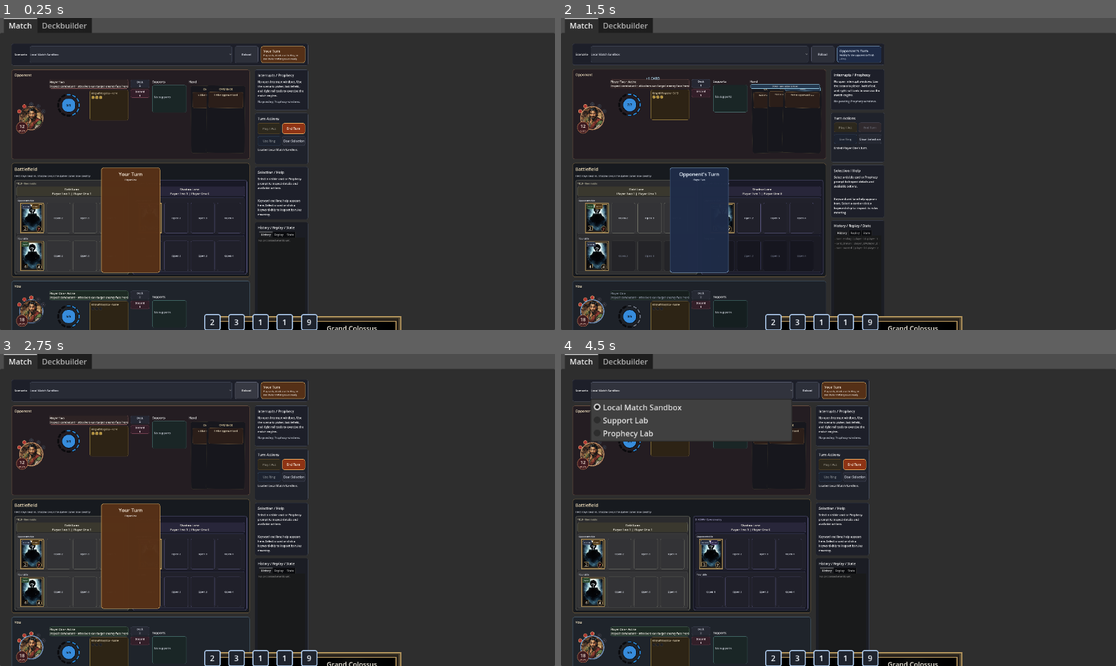
Above: before the commit, frames 1-4 (two rows, left to right).
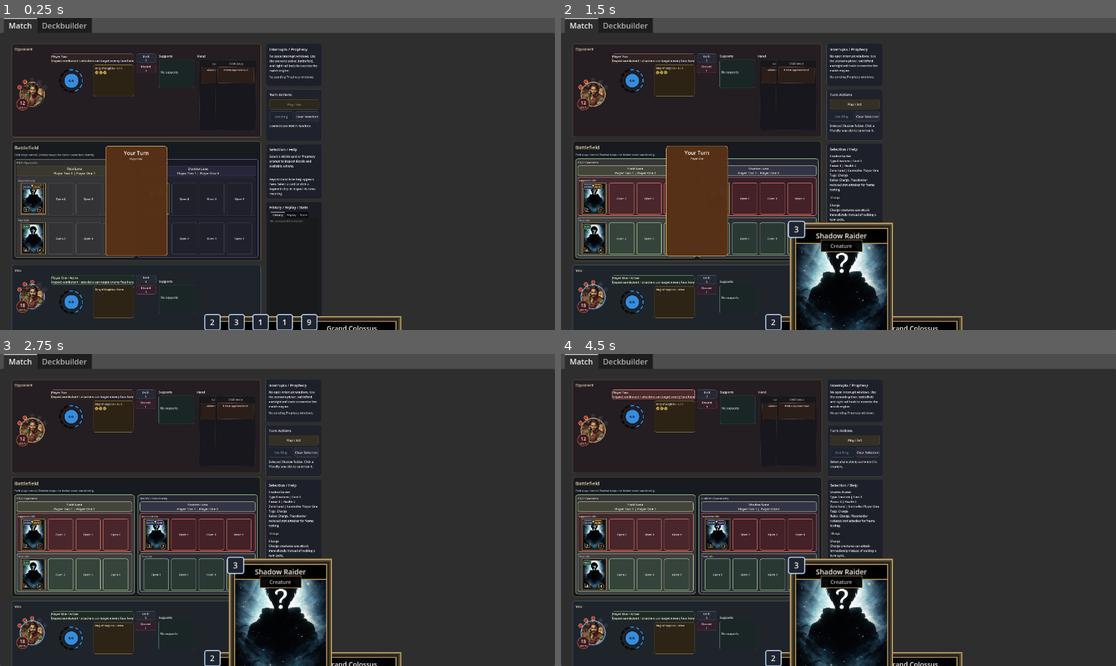
Above: after the commit, the same moments.

Repository: FlinnBurgess/elder-scrolls-legends
Game: Godot game, scene res://scenes/bootstrap/bootstrap.tscn
Two runs of this game, one before a commit and one after it. Both use one fixed random seed, a clock stepped at 60 frames per second and the inputs below.
Inputs (mouse positions are in pixels of both pictures, inside the frame that each line leads up to):
- Up to frame 1 (0.25 s): no input
- Up to frame 2 (1.5 s): click (805, 55) at 0.5 s, where only the run before the commit has a clickable "Reload"; click "End Turn" at 1.25 s
- Up to frame 3 (2.75 s): click (260, 391) at 2 s, where only the run before the commit has a clickable "Reload"
- Up to frame 4 (4.5 s): click (855, 441) at 2.75 s, where only the run after the commit has a clickable "Play / Act"; click (855, 441) at 3.5 s, where only the run after the commit has a clickable "Play / Act"; click (694, 391) at 4.25 s, where only the run before the commit has a clickable "Local Match Sandbox"

The runs differ from the first frame. In frame 1, 12% of the frame differs, in the area x 2-59%, y 8-100%; in frame 2, 21%; in frame 3, 19%; in frame 4, 23%, in the area x 2-60%, y 8-100%.

Commit message:
Remove scenario bar and turn state indicator from top of match screen, move end turn button to bottom-right
Co-Authored-By: Claude Opus 4.6 <noreply@anthropic.com>

Diff:
--- a/src/ui/match_screen.gd
+++ b/src/ui/match_screen.gd
@@ -64,9 +64,7 @@
 var _keyword_display_names := {}
 var _status_display_names := {}
 
-var _scenario_picker: OptionButton
 var _play_selected_button: Button
-var _reload_button: Button
 var _ring_button: Button
 var _end_turn_button: Button
 var _clear_button: Button
@@ -75,9 +73,6 @@
 var _prompt_title_label: Label
 var _prompt_label: Label
 var _prompt_button_row: HBoxContainer
-var _turn_state_panel: PanelContainer
-var _turn_state_label: Label
-var _turn_state_detail_label: Label
 var _turn_banner_panel: PanelContainer
 var _turn_banner_label: Label
 var _turn_banner_detail_label: Label
@@ -632,67 +627,6 @@
 	add_child(_local_hand_overlay)
 
 
-	var top_shell := PanelContainer.new()
-	top_shell.name = "ScenarioBar"
-	top_shell.custom_minimum_size = Vector2(0, 72)
-	_apply_panel_style(top_shell, Color(0.11, 0.12, 0.16, 0.96), Color(0.34, 0.36, 0.43, 0.9), 1, 10)
-	content.add_child(top_shell)
-
-	var top_bar := HBoxContainer.new()
-	top_bar.add_theme_constant_override("separation", 16)
-	top_bar.size_flags_horizontal = SIZE_EXPAND_FILL
-	var top_bar_padding := MarginContainer.new()
-	top_bar_padding.add_theme_constant_override("margin_left", 16)
-	top_bar_padding.add_theme_constant_override("margin_top", 14)
-	top_bar_padding.add_theme_constant_override("margin_right", 16)
-	top_bar_padding.add_theme_constant_override("margin_bottom", 14)
-	top_bar_padding.size_flags_horizontal = SIZE_EXPAND_FILL
-	top_bar_padding.size_flags_vertical = SIZE_EXPAND_FILL
-	top_shell.add_child(top_bar_padding)
-	top_bar_padding.add_child(top_bar)
-
-	var scenario_label := Label.new()
-	scenario_label.text = "Scenario"
-	scenario_label.add_theme_font_size_override("font_size", 17)
-	top_bar.add_child(scenario_label)
-
-	_scenario_picker = OptionButton.new()
-	_scenario_picker.size_flags_horizontal = SIZE_EXPAND_FILL
-	_scenario_picker.custom_minimum_size = Vector2(0, 44)
-	_scenario_picker.add_theme_font_size_override("font_size", 16)
-	_apply_button_style(_scenario_picker, Color(0.16, 0.17, 0.21, 0.96), Color(0.36, 0.39, 0.48, 0.92), Color(0.92, 0.93, 0.97, 1.0))
-	_scenario_picker.item_selected.connect(_on_scenario_selected)
-	top_bar.add_child(_scenario_picker)
-	_populate_scenario_picker()
-
-	_reload_button = Button.new()
-	_reload_button.text = "Reload"
-	_reload_button.custom_minimum_size = Vector2(132, 44)
-	_reload_button.add_theme_font_size_override("font_size", 16)
-	_apply_button_style(_reload_button, Color(0.18, 0.19, 0.23, 0.96), Color(0.39, 0.41, 0.5, 0.92), Color(0.92, 0.93, 0.97, 1.0))
-	_reload_button.pressed.connect(_on_reload_pressed)
-	top_bar.add_child(_reload_button)
-
-	_turn_state_panel = PanelContainer.new()
-	_turn_state_panel.name = "TurnStatePanel"
-	_turn_state_panel.custom_minimum_size = Vector2(252, 44)
-	_turn_state_panel.size_flags_horizontal = SIZE_SHRINK_END
-	_top_bar_apply_turn_state_style()
-	top_bar.add_child(_turn_state_panel)
-	var turn_state_box := _build_panel_box(_turn_state_panel, 8, 12)
-	var turn_state_column := VBoxContainer.new()
-	turn_state_column.add_theme_constant_override("separation", 2)
-	turn_state_box.add_child(turn_state_column)
-	_turn_state_label = Label.new()
-	_turn_state_label.name = "TurnStateLabel"
-	_turn_state_label.add_theme_font_size_override("font_size", 20)
-	turn_state_column.add_child(_turn_state_label)
-	_turn_state_detail_label = Label.new()
-	_turn_state_detail_label.name = "TurnStateDetailLabel"
-	_turn_state_detail_label.autowrap_mode = TextServer.AUTOWRAP_WORD_SMART
-	_turn_state_detail_label.add_theme_font_size_override("font_size", 12)
-	turn_state_column.add_child(_turn_state_detail_label)
-
 	var main_row := HBoxContainer.new()
 	main_row.name = "MainRow"
 	main_row.size_flags_horizontal = SIZE_EXPAND_FILL
@@ -708,6 +642,15 @@
 	board_column.add_theme_constant_override("separation", 22)
 	main_row.add_child(board_column)
 
+	# Create end turn button early so it can be placed in the player section
+	_end_turn_button = Button.new()
+	_end_turn_button.text = "End Turn"
+	_end_turn_button.custom_minimum_size = Vector2(0, 54)
+	_end_turn_button.size_flags_horizontal = SIZE_EXPAND_FILL
+	_end_turn_button.add_theme_font_size_override("font_size", 17)
+	_apply_button_style(_end_turn_button, Color(0.25, 0.14, 0.13, 0.98), Color(0.69, 0.35, 0.27, 0.94), Color(0.98, 0.93, 0.9, 1.0))
+	_end_turn_button.pressed.connect(_on_end_turn_pressed)
+
 	for player_id in PLAYER_ORDER:
 		var section := _build_player_section(player_id)
 		_player_sections[player_id] = section
@@ -739,14 +682,6 @@
 	_ring_button.add_theme_font_size_override("font_size", 17)
 	_apply_button_style(_ring_button, Color(0.14, 0.17, 0.23, 0.98), Color(0.33, 0.47, 0.63, 0.94), Color(0.92, 0.95, 0.98, 1.0))
 	_ring_button.pressed.connect(_on_ring_pressed)
-
-	_end_turn_button = Button.new()
-	_end_turn_button.text = "End Turn"
-	_end_turn_button.custom_minimum_size = Vector2(0, 54)
-	_end_turn_button.size_flags_horizontal = SIZE_EXPAND_FILL
-	_end_turn_button.add_theme_font_size_override("font_size", 17)
-	_apply_button_style(_end_turn_button, Color(0.25, 0.14, 0.13, 0.98), Color(0.69, 0.35, 0.27, 0.94), Color(0.98, 0.93, 0.9, 1.0))
-	_end_turn_button.pressed.connect(_on_end_turn_pressed)
 
 	_clear_button = Button.new()
 	_clear_button.text = "Clear Selection"
@@ -793,7 +728,6 @@
 	primary_action_row.add_theme_constant_override("separation", 10)
 	actions_box.add_child(primary_action_row)
 	primary_action_row.add_child(_play_selected_button)
-	primary_action_row.add_child(_end_turn_button)
 	var utility_action_row := HBoxContainer.new()
 	utility_action_row.add_theme_constant_override("separation", 10)
 	actions_box.add_child(utility_action_row)
@@ -995,6 +929,15 @@
 	support_row.size_flags_horizontal = SIZE_EXPAND_FILL
 	support_row.mouse_filter = Control.MOUSE_FILTER_IGNORE
 	support_margin.add_child(support_row)
+
+	# End turn button – bottom-left of local player section
+	if not is_opponent:
+		var end_turn_row := HBoxContainer.new()
+		end_turn_row.size_flags_horizontal = SIZE_SHRINK_END
+		_end_turn_button.size_flags_horizontal = 0
+		_end_turn_button.custom_minimum_size = Vector2(140, 54)
+		end_turn_row.add_child(_end_turn_button)
+		box.add_child(end_turn_row)
 
 	var hand_row := Control.new()
 	hand_row.name = "%s_hand_row" % player_id
@@ -1470,21 +1413,12 @@
 	return Color(0.82, 0.8, 0.98, 0.96) if lane_id == "shadow" else Color(0.9, 0.88, 0.74, 0.96)
 
 
-func _populate_scenario_picker() -> void:
-	_scenario_picker.clear()
-	var index := 0
-	for scenario in MatchDebugScenarios.list_scenarios():
-		_scenario_picker.add_item(str(scenario.get("label", scenario.get("id", ""))))
-		_scenario_picker.set_item_metadata(index, str(scenario.get("id", "")))
-		index += 1
-
 
 func _refresh_ui() -> void:
 	_prune_feedback_state()
 	_clear_lane_card_hover_preview()
 	_card_buttons = {}
 	_lane_slot_buttons = {}
-	_sync_scenario_picker()
 	_refresh_turn_presentation()
 	_status_label.text = _status_message
 	_prompt_label.text = _prompt_text()
@@ -2462,14 +2396,6 @@
 	_selected_pile_zone = ""
 
 
-func _on_scenario_selected(index: int) -> void:
-	var scenario_id := str(_scenario_picker.get_item_metadata(index))
-	load_scenario(scenario_id)
-
-
-func _on_reload_pressed() -> void:
-	load_scenario(_scenario_id)
-
 
 func _on_play_selected_pressed() -> void:
 	play_or_activate_selected()
@@ -2627,12 +2553,6 @@
 		if typeof(parsed) == TYPE_DICTIONARY:
 			_lane_registry = parsed
 
-
-func _sync_scenario_picker() -> void:
-	for index in range(_scenario_picker.item_count):
-		if str(_scenario_picker.get_item_metadata(index)) == _scenario_id:
-			_scenario_picker.select(index)
-			return
 
 
 func _selected_card() -> Dictionary:
@@ -3560,13 +3480,6 @@
 	return "Your Turn" if _is_local_player_turn() else "Opponent's Turn"
 
 
-func _turn_state_detail_text() -> String:
-	if _is_local_player_turn():
-		return "Play cards, attack, use the Ring, or end the turn when you are ready."
-	if _has_pending_prophecy_for_player(_local_player_id()):
-		return "Waiting on the opponent, but your interrupt window is available."
-	return "Waiting for the opponent to finish acting."
-
 
 func _turn_state_fill() -> Color:
 	return Color(0.34, 0.19, 0.09, 0.98) if _is_local_player_turn() else Color(0.12, 0.17, 0.28, 0.97)
@@ -3591,13 +3504,6 @@
 			_arm_local_match_ai_turn_pacing()
 		else:
 			_reset_local_match_ai_queue()
-	_top_bar_apply_turn_state_style()
-	if _turn_state_label != null:
-		_turn_state_label.text = _turn_state_text()
-		_turn_state_label.add_theme_color_override("font_color", _turn_state_font_color())
-	if _turn_state_detail_label != null:
-		_turn_state_detail_label.text = _turn_state_detail_text()
-		_turn_state_detail_label.add_theme_color_override("font_color", _turn_state_font_color().lerp(Color(0.78, 0.82, 0.9, 0.96), 0.28))
 	if _turn_banner_panel != null:
 		_apply_panel_style(_turn_banner_panel, _turn_state_fill(), _turn_state_border(), 2, 14)
 		_turn_banner_panel.visible = _turn_banner_until_ms > Time.get_ticks_msec()
@@ -3609,11 +3515,6 @@
 		_turn_banner_detail_label.add_theme_color_override("font_color", _turn_state_font_color().lerp(Color(0.8, 0.84, 0.92, 0.96), 0.32))
 
 
-func _top_bar_apply_turn_state_style() -> void:
-	if _turn_state_panel == null:
-		return
-	_apply_panel_style(_turn_state_panel, _turn_state_fill(), _turn_state_border(), 2 if _is_local_player_turn() else 1, 12)
-
 
 func _refresh_match_end_overlay() -> void:
 	if _match_end_overlay == null:
@@ -3640,7 +3541,7 @@
 	var border_width := 1
 	var font_size := 17
 	_end_turn_button.text = "End Turn"
-	_end_turn_button.custom_minimum_size = Vector2(0, 54)
+	_end_turn_button.custom_minimum_size = Vector2(140, 54)
 	_end_turn_button.self_modulate = Color(0.92, 0.92, 0.96, 0.95)
 	if _has_match_winner():
 		_end_turn_button.tooltip_text = "Match complete. No further turn actions are available."
@@ -3650,7 +3551,7 @@
 		font_color = Color(1.0, 0.97, 0.92, 1.0)
 		border_width = 2
 		font_size = 18
-		_end_turn_button.custom_minimum_size = Vector2(0, 62)
+		_end_turn_button.custom_minimum_size = Vector2(140, 62)
 		_end_turn_button.tooltip_text = "Your turn is live. End the turn when you are finished acting."
 		_end_turn_button.self_modulate = Color(1, 1, 1, 1)
 	elif has_pending_prophecy and _is_local_player_turn():
--- a/tests/match_ui_runner.gd
+++ b/tests/match_ui_runner.gd
@@ -69,7 +69,6 @@
 		return false
 	var match_layout := screen.find_child("MatchLayout", true, false) as Control
 	var match_content := screen.find_child("MatchContent", true, false) as Control
-	var scenario_bar := screen.find_child("ScenarioBar", true, false) as Control
 	var board_column := screen.find_child("BoardColumn", true, false)
 	var utility_column := screen.find_child("UtilityColumn", true, false)
 	var battlefield := screen.find_child("BattlefieldPanel", true, false)
@@ -95,7 +94,6 @@
 	return (
 		_assert(match_layout != null, "Expected a named match layout root.") and
 		_assert(match_layout is MarginContainer and match_content != null, "Expected the refreshed layout to use a padded margin shell.") and
-		_assert(scenario_bar != null, "Expected a named scenario bar in the refreshed layout.") and
 		_assert(board_column != null, "Expected a named board column for the recomposed layout.") and
 		_assert(utility_column != null, "Expected a named utility column for the recomposed layout.") and
 		_assert(battlefield != null, "Expected a named battlefield panel for the recomposed layout.") and
@@ -107,10 +105,8 @@
 		_assert(is_equal_approx(match_layout.anchor_right, 1.0) and is_equal_approx(match_layout.anchor_bottom, 1.0), "Match layout should anchor to the full screen rect.") and
 		_assert(match_layout.get_theme_constant("margin_left") >= 20 and match_layout.get_theme_constant("margin_right") >= 20, "Layout shell should add visible outer horizontal padding.") and
 		_assert(match_layout.get_theme_constant("margin_top") >= 20 and match_layout.get_theme_constant("margin_bottom") >= 20, "Layout shell should add visible outer vertical padding.") and
-		_assert(_panel_has_padding(scenario_bar, 14), "Scenario bar should include inner padding instead of sitting flush to its panel edges.") and
-			_assert(_panel_has_padding(battlefield, 12), "Battlefield panel should preserve clear inner padding.") and
+		_assert(_panel_has_padding(battlefield, 12), "Battlefield panel should preserve clear inner padding.") and
 		_assert(_panel_has_padding(inspector_panel, 16), "Inspector rail should include stronger internal padding.") and
-		_assert(scenario_bar.custom_minimum_size.y >= 56.0, "Scenario bar should have more breathing room in the refreshed layout.") and
 		_assert(board_column.get_index() < utility_column.get_index(), "Board column should precede the utility column.") and
 		_assert(opponent_band.get_index() < battlefield.get_index(), "Opponent band should render above the battlefield.") and
 		_assert(battlefield.get_index() < player_band.get_index(), "Battlefield should render above the local-player band.") and
@@ -369,16 +365,11 @@
 func _test_turn_state_presentation(screen: MatchScreen) -> bool:
 	if not _assert(screen.load_scenario("local_match"), "Local match scenario should load for turn-state verification."):
 		return false
-	var turn_state_panel := screen.find_child("TurnStatePanel", true, false) as Control
-	var turn_state_label := screen.find_child("TurnStateLabel", true, false) as Label
-	var turn_state_detail := screen.find_child("TurnStateDetailLabel", true, false) as Label
 	var turn_banner_panel := screen.find_child("TurnBannerPanel", true, false) as Control
 	var turn_banner_label := screen.find_child("TurnBannerLabel", true, false) as Label
 	var end_turn_button := _find_button_with_text(screen, "End Turn")
 	var player_band := screen.find_child("PlayerBand", true, false) as Control
 	var initial_state := screen.get_interaction_state()
-	var initial_turn_text := turn_state_label.text if turn_state_label != null else ""
-	var initial_turn_detail := turn_state_detail.text if turn_state_detail != null else ""
 	var initial_banner_visible := turn_banner_panel.visible if turn_banner_panel != null else false
 	var initial_banner_text := turn_banner_label.text if turn_banner_label != null else ""
 	var initial_end_turn_disabled := end_turn_button.disabled if end_turn_button != null else true
@@ -387,22 +378,18 @@
 	if not _assert(screen.end_turn_action(), "Advancing the scenario turn should succeed for turn-state verification."):
 		return false
 	var next_state := screen.get_interaction_state()
-	var next_turn_text := turn_state_label.text if turn_state_label != null else ""
 	var next_banner_visible := turn_banner_panel.visible if turn_banner_panel != null else false
 	var next_banner_text := turn_banner_label.text if turn_banner_label != null else ""
 	var next_end_turn_disabled := end_turn_button.disabled if end_turn_button != null else true
 	var next_border_width := _button_border_width(end_turn_button, "disabled" if next_end_turn_disabled else "normal")
 	var next_brightness := _button_background_brightness(end_turn_button, "disabled" if next_end_turn_disabled else "normal")
 	var next_hand_button := screen.find_child("hand_player_1_field_guardian_card", true, false) as Button
-	var ready_text := initial_turn_text if bool(initial_state.get("local_turn", false)) else next_turn_text
-	var ready_detail := initial_turn_detail if bool(initial_state.get("local_turn", false)) else (turn_state_detail.text if turn_state_detail != null else "")
 	var ready_banner_visible := initial_banner_visible if bool(initial_state.get("local_turn", false)) else next_banner_visible
 	var ready_banner_text := initial_banner_text if bool(initial_state.get("local_turn", false)) else next_banner_text
 	var ready_end_turn_disabled := initial_end_turn_disabled if bool(initial_state.get("local_turn", false)) else next_end_turn_disabled
 	var ready_border_width := initial_border_width if bool(initial_state.get("local_turn", false)) else next_border_width
 	var ready_brightness := initial_brightness if bool(initial_state.get("local_turn", false)) else next_brightness
 	var ready_state := initial_state if bool(initial_state.get("local_turn", false)) else next_state
-	var locked_text := initial_turn_text if not bool(initial_state.get("local_turn", false)) else next_turn_text
 	var locked_banner_visible := initial_banner_visible if not bool(initial_state.get("local_turn", false)) else next_banner_visible
 	var locked_banner_text := initial_banner_text if not bool(initial_state.get("local_turn", false)) else next_banner_text
 	var locked_end_turn_disabled := initial_end_turn_disabled if not bool(initial_state.get("local_turn", false)) else next_end_turn_disabled
@@ -413,15 +400,11 @@
 	if not bool(initial_state.get("local_turn", false)):
 		locked_hand_button = screen.find_child("hand_player_1_field_guardian_card", true, false) as Button
 	return (
-		_assert(turn_state_panel != null, "Expected a persistent turn-state panel in the scenario bar.") and
-		_assert(ready_text == "Your Turn", "Persistent turn-state copy should clearly identify the local player's action window.") and
-		_assert(ready_detail.contains("end the turn"), "Persistent turn-state detail should explain the local player's action window.") and
 		_assert(ready_banner_visible, "A transient turn banner should appear when the local player becomes active.") and
 		_assert(ready_banner_text == "Your Turn", "Transient turn banner should clearly announce the local turn owner.") and
 		_assert(bool(ready_state.get("local_turn", false)) and not bool(ready_state.get("local_controls_locked", true)), "Interaction state should report the opening turn as locally actionable.") and
 		_assert(not ready_end_turn_disabled, "End Turn should be usable on the local player's turn.") and
 		_assert(ready_border_width >= 2, "End Turn should gain a stronger CTA border treatment when it is ready.") and
-		_assert(locked_text == "Opponent's Turn", "Persistent turn-state copy should clearly identify the opponent turn.") and
 		_assert(locked_banner_visible, "A transient turn banner should appear when the opponent becomes active.") and
 		_assert(locked_banner_text == "Opponent's Turn", "Transient turn banner should clearly announce the opponent turn owner.") and
 		_assert(not bool(locked_state.get("local_turn", true)) and bool(locked_state.get("local_controls_locked", false)), "Interaction state should report local controls as presentation-locked on the opponent turn.") and
